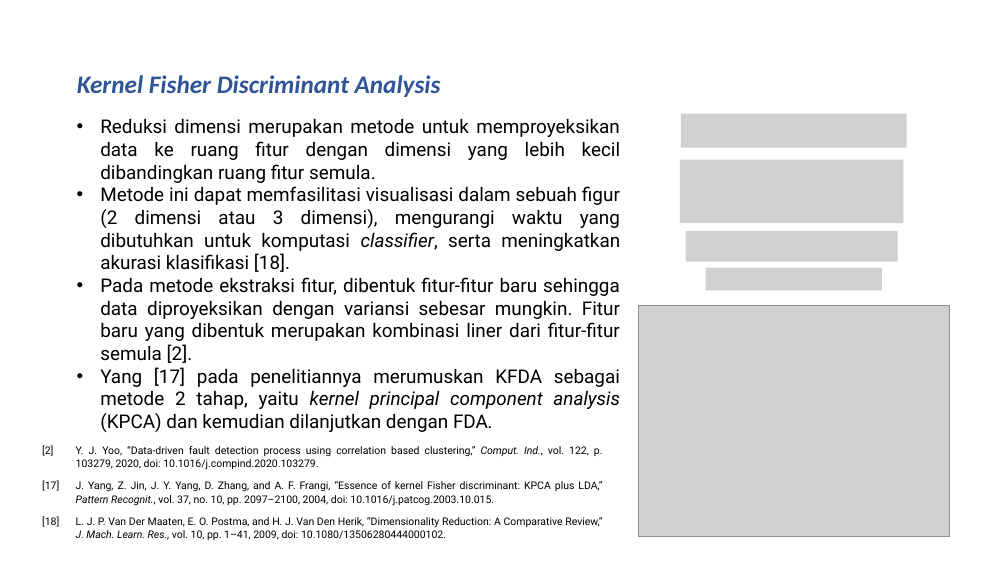
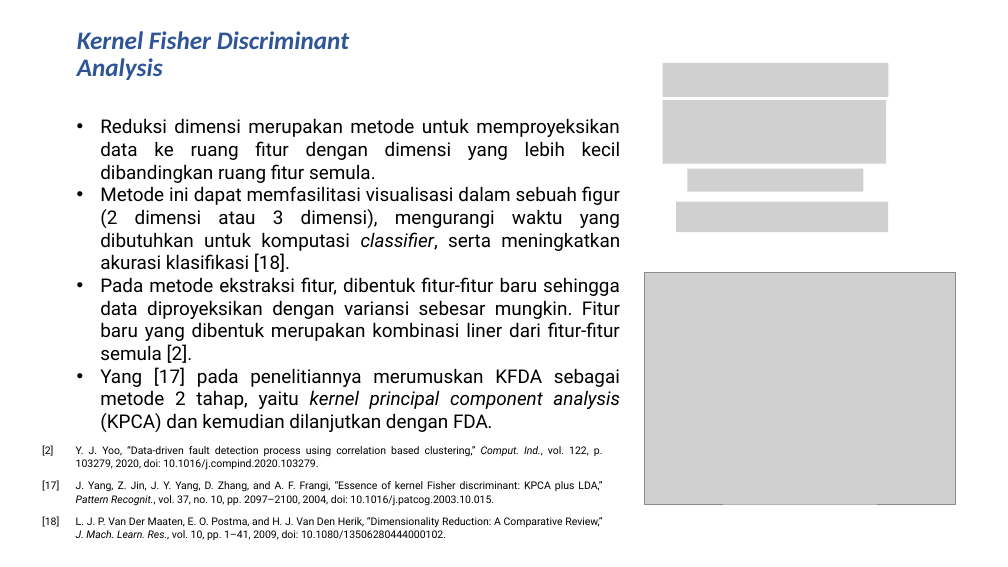
Before and after one commit to rezaandriady/TA_RezaAndriady, a slide deck: slide 10 of Presentasi/Draft Presentasi Reza Andriady - 44976.pptx. Drawn at 1008x567 pixels with LibreOffice and Linux fonts; fonts in the diff are those of the drawing; grey boxes stand for pictures; background and template pictures are left out. Boxes give left, top, right and bottom in pixels: in the first picture for what was removed or moved away, otherwise in the second. Text is boxed around its words. In the diff, an @@ line names an element or a change of style, - is before the commit and + after.

```diff
--- a/Presentasi/Draft Presentasi Reza Andriady - 44976.pptx
+++ b/Presentasi/Draft Presentasi Reza Andriady - 44976.pptx
@@ title "Kernel Fisher Discriminant Analysis" rewrapped from (77, 75, 441, 97) to (77, 31, 349, 80) @@
@@ picture added at (662, 63, 889, 97) @@
@@ picture added at (662, 100, 886, 163) @@
@@ picture removed at (681, 113, 907, 147) @@
@@ picture removed at (680, 160, 904, 223) @@
@@ picture added at (687, 169, 864, 191) @@
@@ picture added at (676, 202, 889, 232) @@
@@ picture removed at (686, 231, 898, 262) @@
@@ picture removed at (706, 268, 882, 290) @@
@@ picture: place and size @@
-picture at (638, 306, 949, 537)
+picture at (645, 272, 956, 504)
```
Also in this commit, not shown: 7 other slides changed.
